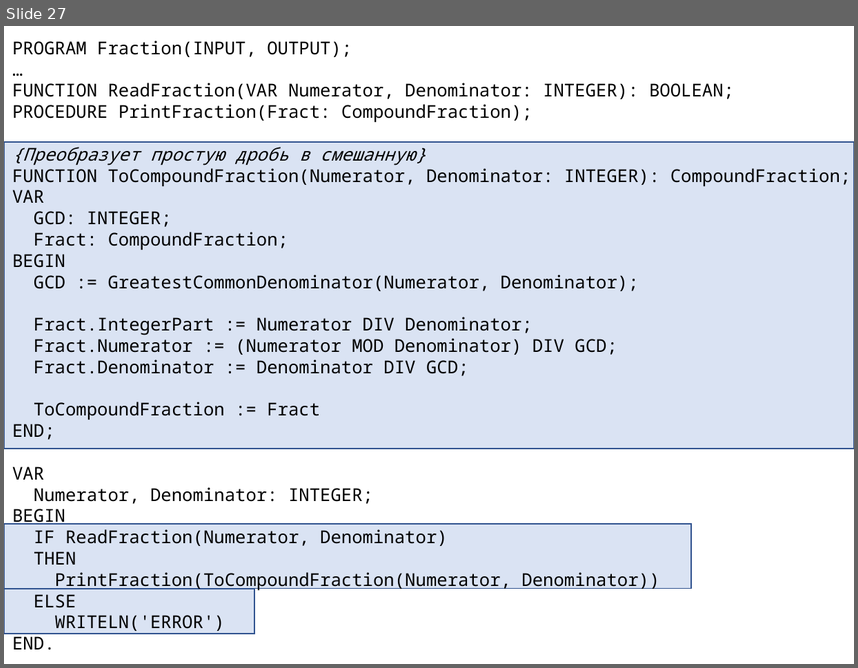
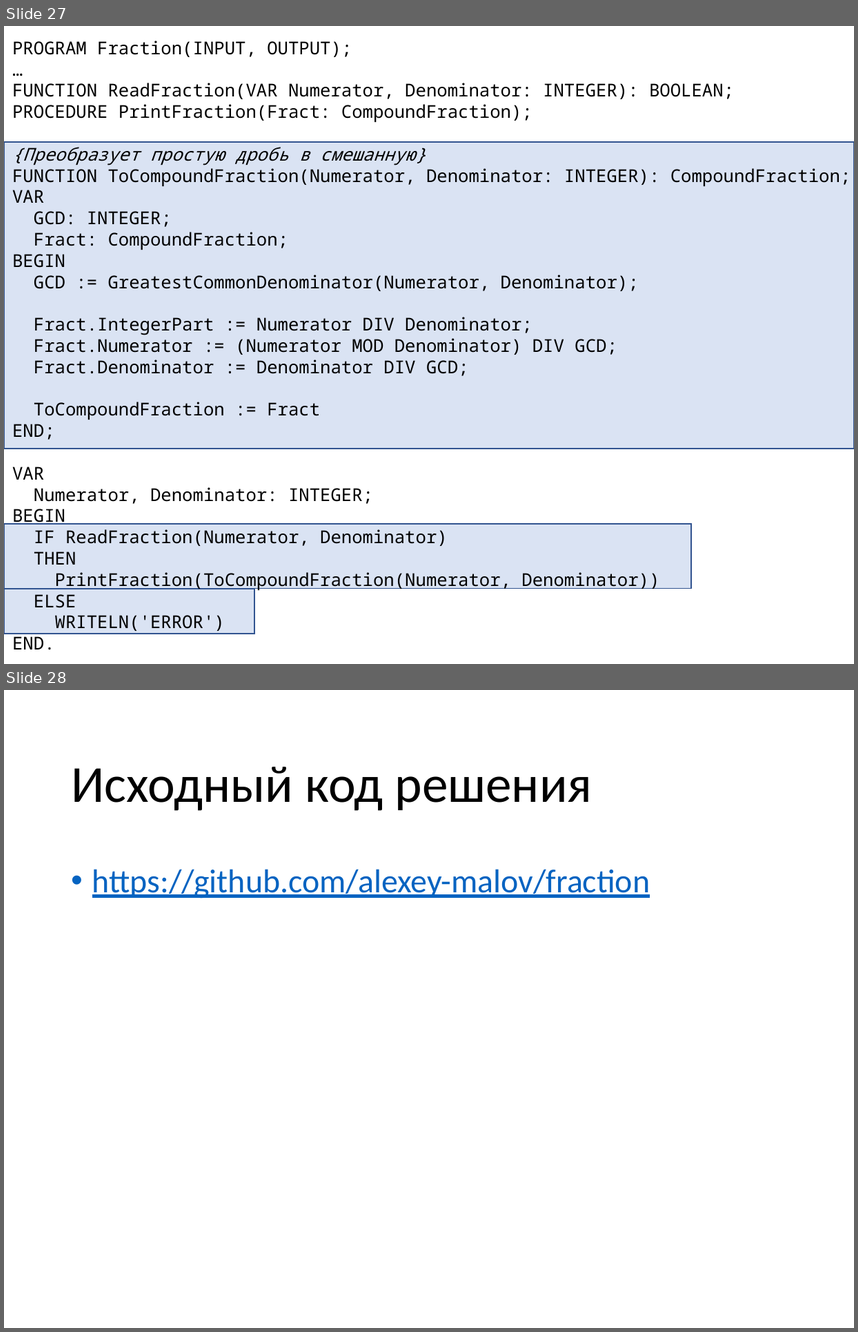
Before and after one commit to alexey-malov/fraction, a slide deck: Explanation.pptx. Shown one above the other, each under a label of ours: slide 27 before the commit, slides 27 and 28 after it. The pictures are 858x668 and 858x1332 pixels, drawn with LibreOffice and Linux fonts; fonts in the diff are those of the drawing. Boxes give left, top, right and bottom in pixels: in the first picture for what was removed or moved away, otherwise in the second. Text is boxed around its words. In the diff, an @@ line names an element or a change of style, - is before the commit and + after.

Commit message:
Добавлен заключительный слайд с ссылкой

```diff
--- a/Explanation.pptx
+++ b/Explanation.pptx
@@ slide 28 added at [4, 690, 854, 1328], background #FFFFFF @@
@@ title added at [71, 767, 593, 811], 44 pt, text #000000 @@
+Исходный код решения
@@ text added at [92, 869, 650, 898], 28 pt, text #0563C1, underline @@
+• https://github.com/alexey-malov/fraction
```
